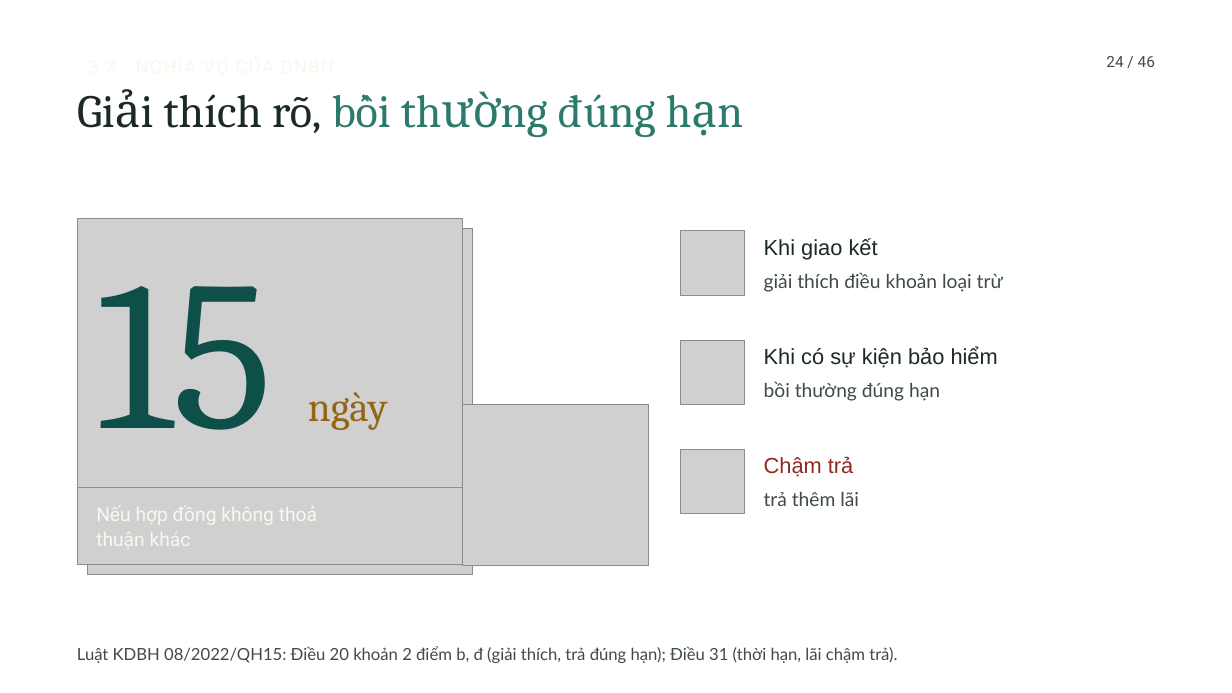
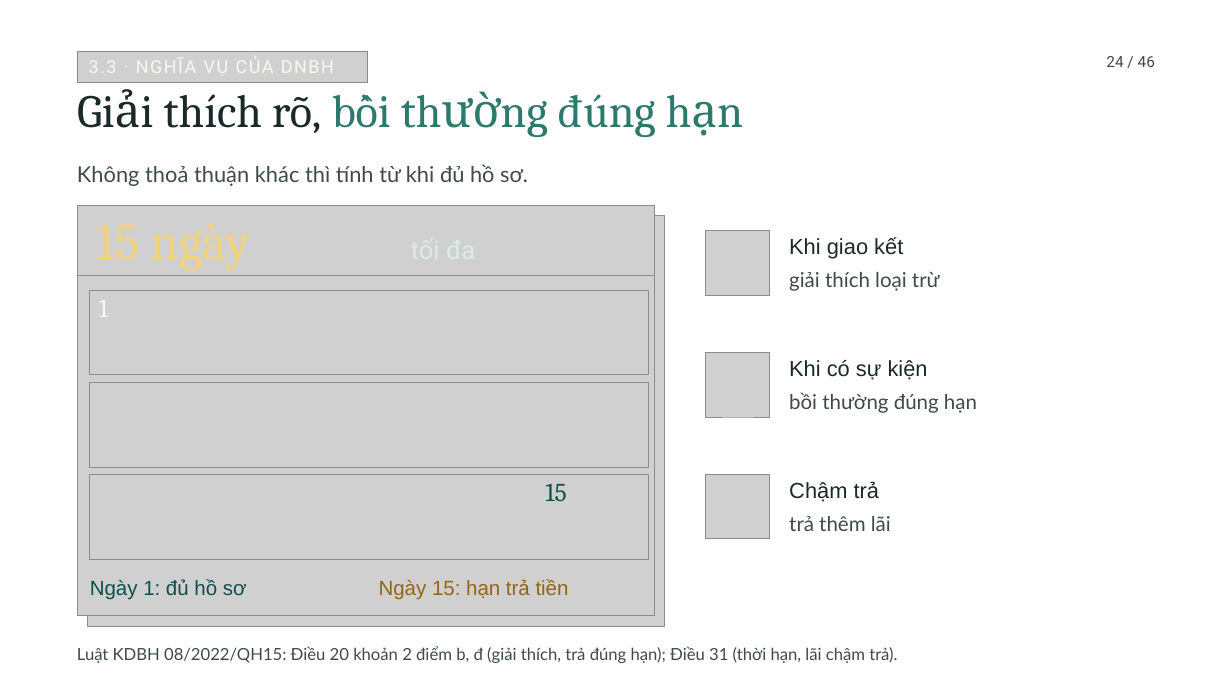
Before and after one commit to tranquanghaofake-dotcom/Law, a slide deck: slide 4 of docs/bai/ch3-bao-hiem-thuong-mai/mau-cong.pptx. Drawn at 1232x693 pixels with LibreOffice and Linux fonts; fonts in the diff are those of the drawing; grey boxes stand for pictures; background and template pictures are left out. Boxes give left, top, right and bottom in pixels: in the first picture for what was removed or moved away, otherwise in the second. Text is boxed around its words. In the diff, an @@ line names an element or a change of style, - is before the commit and + after.

```diff
--- a/docs/bai/ch3-bao-hiem-thuong-mai/mau-cong.pptx
+++ b/docs/bai/ch3-bao-hiem-thuong-mai/mau-cong.pptx
@@ picture added at [77, 52, 368, 83] @@
@@ text added at [77, 164, 528, 186], 17 pt, text #3F4B48 @@
+Không thoả thuận khác thì tính từ khi đủ hồ sơ.
@@ picture: place and size @@
-picture at [87, 228, 472, 575]
+picture at [77, 205, 654, 616]
@@ picture added at [77, 205, 654, 275] @@
@@ picture: place and size @@
-picture at [77, 218, 462, 565]
+picture at [87, 215, 665, 626]
@@ text at [96, 223, 250, 270]: text changed; size 32 to 40 pt; text colour #946512 to #F3D27E @@
-ngày
+15 ngày
@@ text added at [410, 231, 501, 267], 20 pt, text #DDECE7 @@
+tối đa
@@ picture: place and size @@
-picture at [680, 231, 744, 295]
+picture at [706, 231, 770, 295]
@@ text "Khi giao kết": place and size @@
-text "Khi giao kết" at [764, 238, 878, 260]
+text "Khi giao kết" at [789, 237, 903, 259]
@@ picture added at [90, 290, 648, 375] @@
@@ text at [789, 272, 940, 291]: text changed; size 15 to 16 pt @@
-giải thích điều khoản loại trừ
+giải thích loại trừ
@@ text added at [99, 300, 108, 317], 20 pt, text #FBF7EF @@
+1
@@ picture: place and size @@
-picture at [680, 340, 744, 404]
+picture at [706, 353, 770, 417]
@@ picture added at [90, 383, 648, 468] @@
@@ text "bồi thường đúng hạn": place and size @@
-text "bồi thường đúng hạn" at [764, 381, 940, 401]
+text "bồi thường đúng hạn" at [789, 392, 977, 413]
@@ text "bồi thường đúng hạn" at [789, 392, 977, 413]: size 15 to 16 pt; line spacing 21pt to 21.6pt @@
@@ text at [789, 360, 928, 380]: text changed @@
-Khi có sự kiện bảo hiểm
+Khi có sự kiện
@@ picture removed at [462, 405, 648, 566] @@
@@ picture removed at [680, 449, 744, 513] @@
@@ picture: place and size @@
-picture at [77, 488, 462, 565]
+picture at [90, 475, 648, 560]
@@ picture added at [706, 475, 770, 539] @@
@@ text "Chậm trả": place and size @@
-text "Chậm trả" at [764, 456, 853, 477]
+text "Chậm trả" at [789, 481, 879, 502]
@@ text "Chậm trả" at [789, 481, 879, 502]: text colour #8F2A21 to #1B2A28 @@
@@ text removed at [96, 507, 317, 549] @@
-Nếu hợp đồng không thoả
-thuận khác
@@ text "15": place and size @@
-text "15" at [96, 286, 273, 430]
+text "15" at [545, 484, 566, 501]
@@ text "15" at [545, 484, 566, 501]: size 165 to 20 pt; line spacing 165pt to 20pt @@
@@ text "trả thêm lãi" at [789, 516, 891, 531]: size 15 to 16 pt; line spacing 21pt to 21.6pt @@
@@ text "trả thêm lãi": place and size @@
-text "trả thêm lãi" at [764, 492, 859, 506]
+text "trả thêm lãi" at [789, 516, 891, 531]
@@ text added at [90, 579, 247, 600], 16 pt, text #0E4F49 @@
+Ngày 1: đủ hồ sơ
@@ text added at [379, 579, 569, 600], 16 pt, text #946512 @@
+Ngày 15: hạn trả tiền
```
Also in this commit, not shown: 7 other slides changed, 48 other files.
